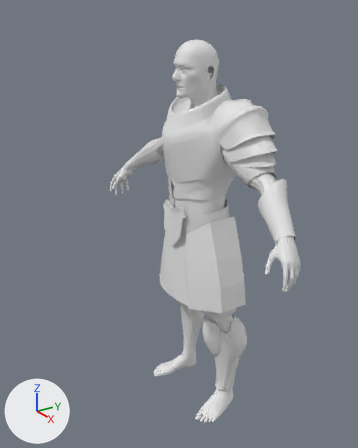
Renders of the Blender file Models/Armor.blend from each side of a commit.
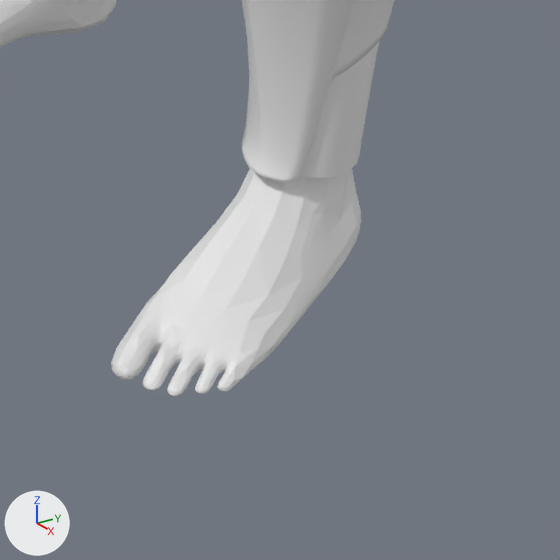
The first picture shows the older version from a camera (50 mm lens) standing at (11.99, -8.89, 6.32) and looking at (-1.97, 0.41, -0.31). The close-ups show both versions on the part from 50% to 74% of the width and 81% to 100% of the height of that picture; other places that the commit changed are outside them. Arrows for +X, +Y and +Z are at lower left; the lights stay in place.
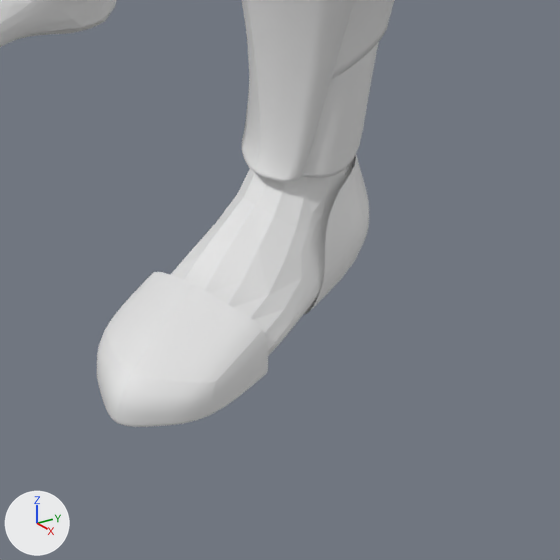
Pixel boxes (x1, y1, x2, y2) of what changed, in the close-ups (560 x 560 px):
```json
{"object": "Cube.004", "change": "added", "after": [97, 272, 268, 427]}
{"object": "Cylinder.006", "change": "modifiers changed", "before": [301, 41, 380, 178], "after": [301, 42, 379, 178]}
{"object": "Cube.005", "change": "added", "after": [304, 155, 369, 314]}
```

The change, as JSON lines over the scene's bpy script:
```json
{"op": "add", "block": "me_cube_005", "code": ["me_cube_005 = bpy.data.meshes.new('Cube.005')", "me_cube_005.from_pydata(...)  # 26 vertices, 18 faces; spans x -0.82..1.13, y -1.46..1.2, z -0.99..1.0"]}
{"op": "add", "block": "me_cube_004", "code": ["me_cube_004 = bpy.data.meshes.new('Cube.004')", "me_cube_004.from_pydata(...)  # 34 vertices, 26 faces; spans x -0.75..0.93, y -1.13..0.05, z -1.0..1.13", "me_cube_004.polygons.foreach_set('use_smooth', [True] * 26)"]}
{"block": "ob_cylinder_006", "where": "_m = ob_cylinder_006.modifiers.new('Subdivision', 'SUBSURF')"}
{"op": "add", "block": "ob_cylinder_006", "code": "_m.levels = 2"}
{"op": "add", "block": "ob_cylinder_006", "code": "_m = ob_cylinder_006.modifiers.new('Solidify', 'SOLIDIFY')"}
{"op": "add", "block": "ob_cylinder_006", "code": "_m.thickness = 0.02"}
{"op": "add", "block": "ob_cylinder_006", "code": "_m.use_even_offset = True"}
{"op": "add", "block": "ob_cube_005", "code": ["ob_cube_005 = bpy.data.objects.new('Cube.005', me_cube_005)", "ob_cube_005.location = (1.103, 0.341, -5.719)", "ob_cube_005.rotation_euler = (0.0, 0.0, 0.342)  # degrees (0, 0, 20)", "ob_cube_005.scale = (0.318, 0.318, 0.318)", "_m = ob_cube_005.modifiers.new('Subdivision', 'SUBSURF')"]}
{"op": "add", "block": "ob_cube_004", "code": ["ob_cube_004 = bpy.data.objects.new('Cube.004', me_cube_004)", "ob_cube_004.location = (1.331, -0.557, -5.834)", "ob_cube_004.rotation_euler = (0.0, 0.0, 0.242)  # degrees (0, 0, 14)", "ob_cube_004.scale = (0.453, 0.711, 0.197)", "_m = ob_cube_004.modifiers.new('Subdivision', 'SUBSURF')"]}
```
